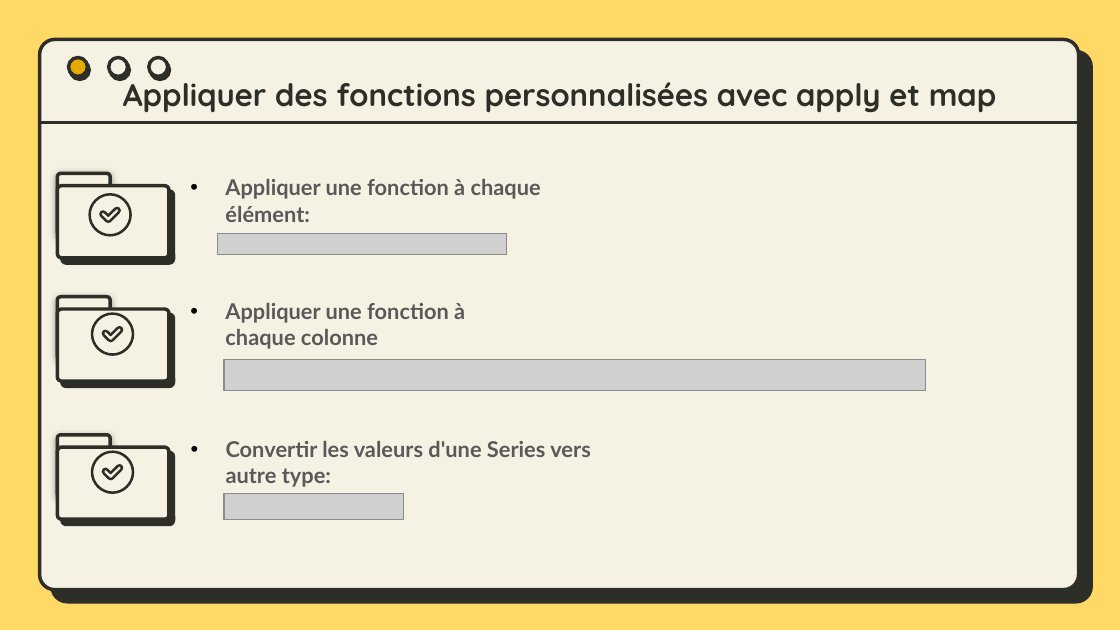
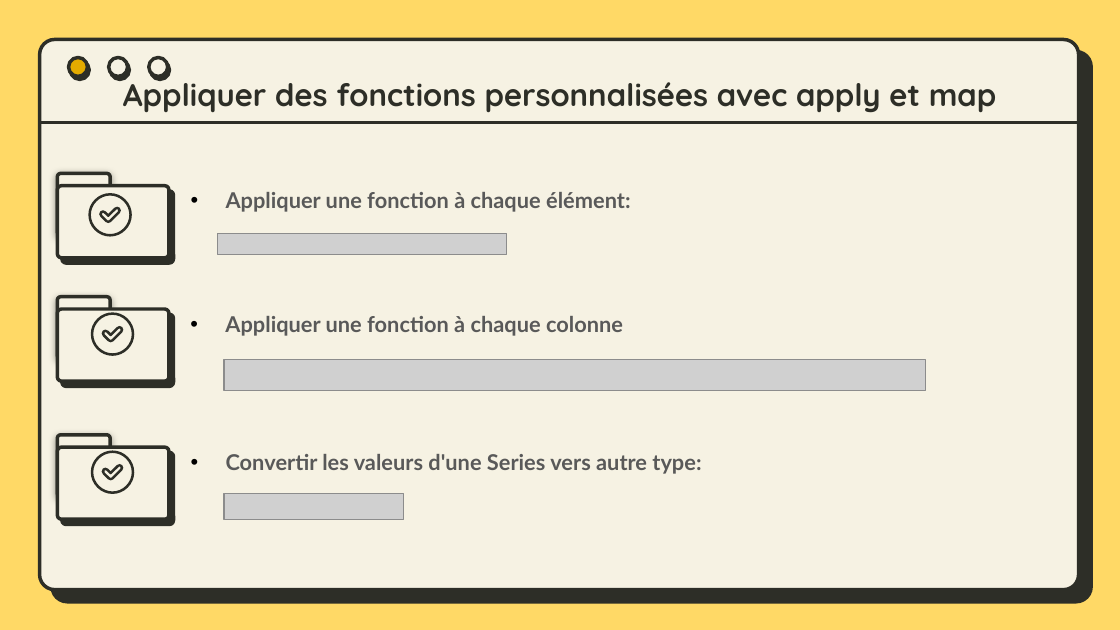
Before and after one commit to bydevmar/Master_MASD_FPO, a slide deck: slide 37 of SEMESTER 1/Modélisation avec Python/M- Pandas/Presentation/Pandas.pptx. Drawn at 1120x630 pixels with LibreOffice and Linux fonts; fonts in the diff are those of the drawing; grey boxes stand for pictures. Boxes give left, top, right and bottom in pixels: in the first picture for what was removed or moved away, otherwise in the second. Text is boxed around its words. In the diff, an @@ line names an element or a change of style, - is before the commit and + after.

```diff
--- a/SEMESTER 1/Modélisation avec Python/M- Pandas/Presentation/Pandas.pptx
+++ b/SEMESTER 1/Modélisation avec Python/M- Pandas/Presentation/Pandas.pptx
@@ text "Appliquer une fonction à chaque ..." rewrapped from [225, 179, 541, 222] to [226, 192, 630, 212] @@
@@ text "Appliquer une fonction à chaque ..." rewrapped from [225, 303, 465, 349] to [225, 316, 623, 336] @@
@@ text "Convertir les valeurs d'une Series ..." rewrapped from [226, 441, 591, 487] to [226, 454, 701, 474] @@
```
Also in this commit, not shown: 12 slides added, 1 other file.
